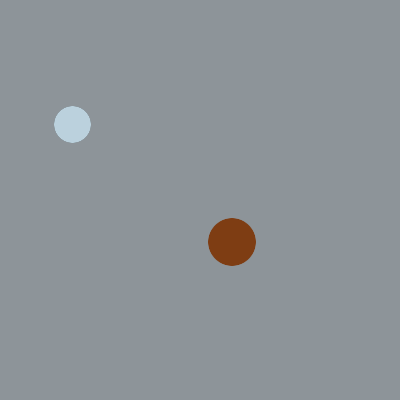
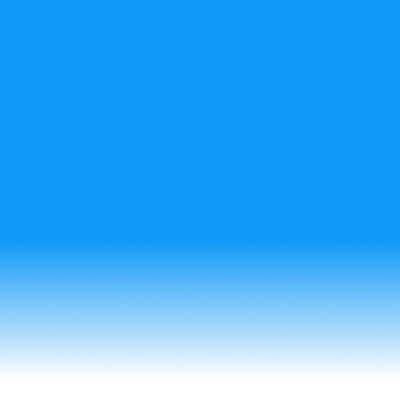
Layers edited between the first and the second 400 x 400 image:
painted on "Layer #1" over 0, 0, 400, 400
